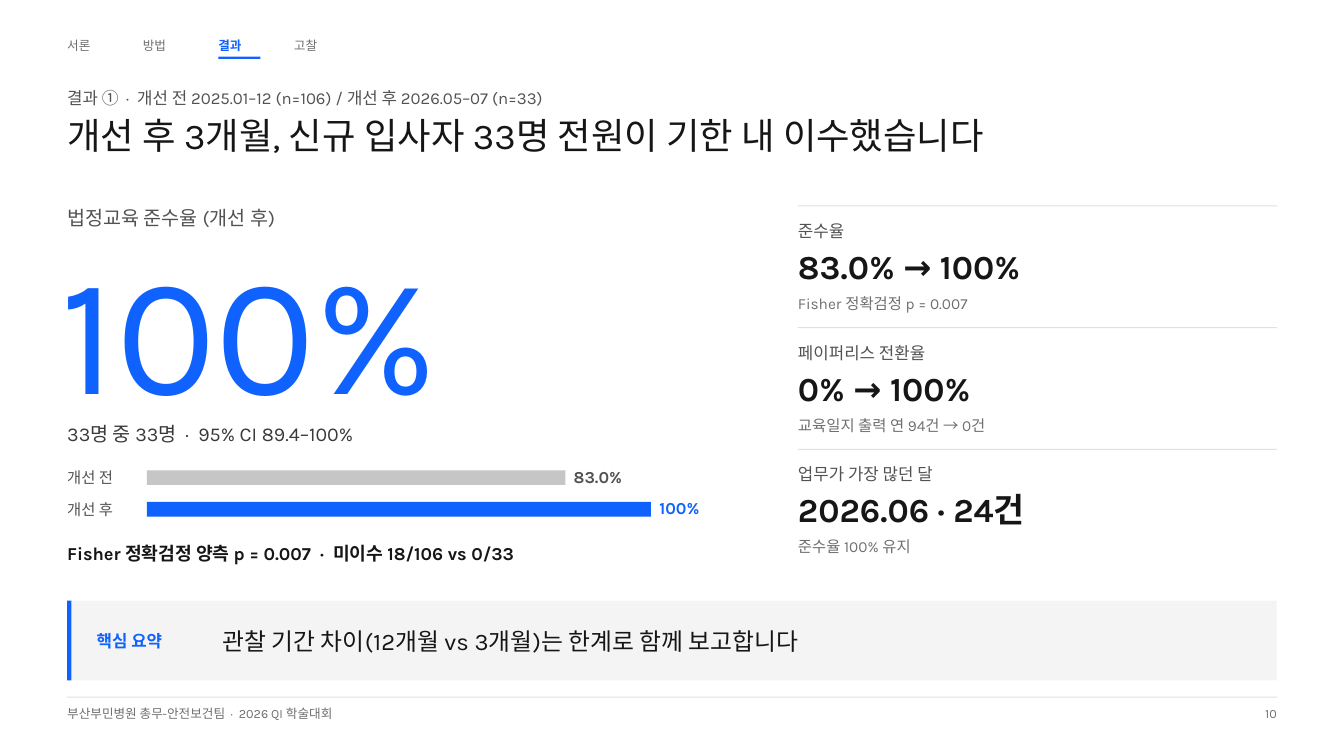
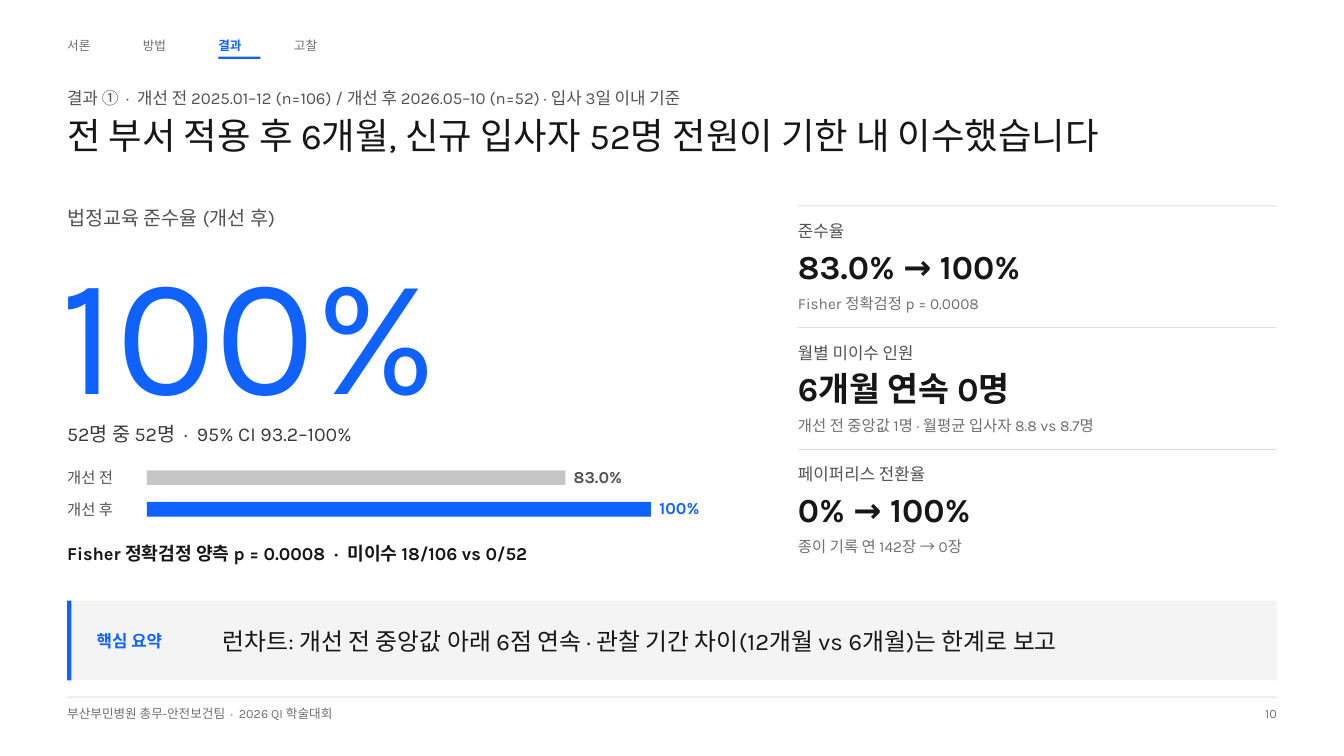
Before and after one commit to buminhealth/health, a slide deck: slide 10 of docs/QI_학술대회_발표_B.pptx. Drawn at 1344x756 pixels with LibreOffice and Linux fonts; fonts in the diff are those of the drawing. Boxes give left, top, right and bottom in pixels: in the first picture for what was removed or moved away, otherwise in the second. Text is boxed around its words. In the diff, an @@ line names an element or a change of style, - is before the commit and + after.

```diff
--- a/docs/QI_학술대회_발표_B.pptx
+++ b/docs/QI_학술대회_발표_B.pptx
@@ text at (x1=67, y1=118, x2=1099, y2=153): text changed @@
-개선 후 3개월, 신규 입사자 33명 전원이 기한 내 이수했습니다
+전 부서 적용 후 6개월, 신규 입사자 52명 전원이 기한 내 이수했습니다
@@ text at (x1=67, y1=90, x2=680, y2=106): text changed @@
-결과 ① · 개선 전 2025.01–12 (n=106) / 개선 후 2026.05–07 (n=33)
+결과 ① · 개선 전 2025.01–12 (n=106) / 개선 후 2026.05–10 (n=52) · 입사 3일 이내 기준
@@ text at (x1=798, y1=296, x2=979, y2=313): text changed @@
-Fisher 정확검정 p = 0.007
+Fisher 정확검정 p = 0.0008
@@ text at (x1=798, y1=345, x2=914, y2=361): text changed @@
-페이퍼리스 전환율
+월별 미이수 인원
@@ text at (x1=798, y1=373, x2=1009, y2=404): text changed @@
-0% → 100%
+6개월 연속 0명
@@ text at (x1=798, y1=418, x2=1094, y2=432): text changed @@
-교육일지 출력 연 94건 → 0건
+개선 전 중앙값 1명 · 월평균 입사자 8.8 vs 8.7명
@@ text at (x1=67, y1=424, x2=351, y2=443): text changed @@
-33명 중 33명 · 95% CI 89.4–100%
+52명 중 52명 · 95% CI 93.2–100%
@@ text at (x1=798, y1=466, x2=925, y2=482): text changed @@
-업무가 가장 많던 달
+페이퍼리스 전환율
@@ text at (x1=798, y1=499, x2=970, y2=523): text changed @@
-2026.06 · 24건
+0% → 100%
@@ text at (x1=798, y1=539, x2=962, y2=553): text changed @@
-준수율 100% 유지
+종이 기록 연 142장 → 0장
@@ text at (x1=67, y1=544, x2=528, y2=565): text changed @@
-Fisher 정확검정 양측 p = 0.007 · 미이수 18/106 vs 0/33
+Fisher 정확검정 양측 p = 0.0008 · 미이수 18/106 vs 0/52
@@ text at (x1=223, y1=630, x2=1057, y2=653): text changed @@
-관찰 기간 차이(12개월 vs 3개월)는 한계로 함께 보고합니다
+런차트: 개선 전 중앙값 아래 6점 연속 · 관찰 기간 차이(12개월 vs 6개월)는 한계로 보고
```
Also in this commit, not shown: 12 other slides changed, 5 other files.
